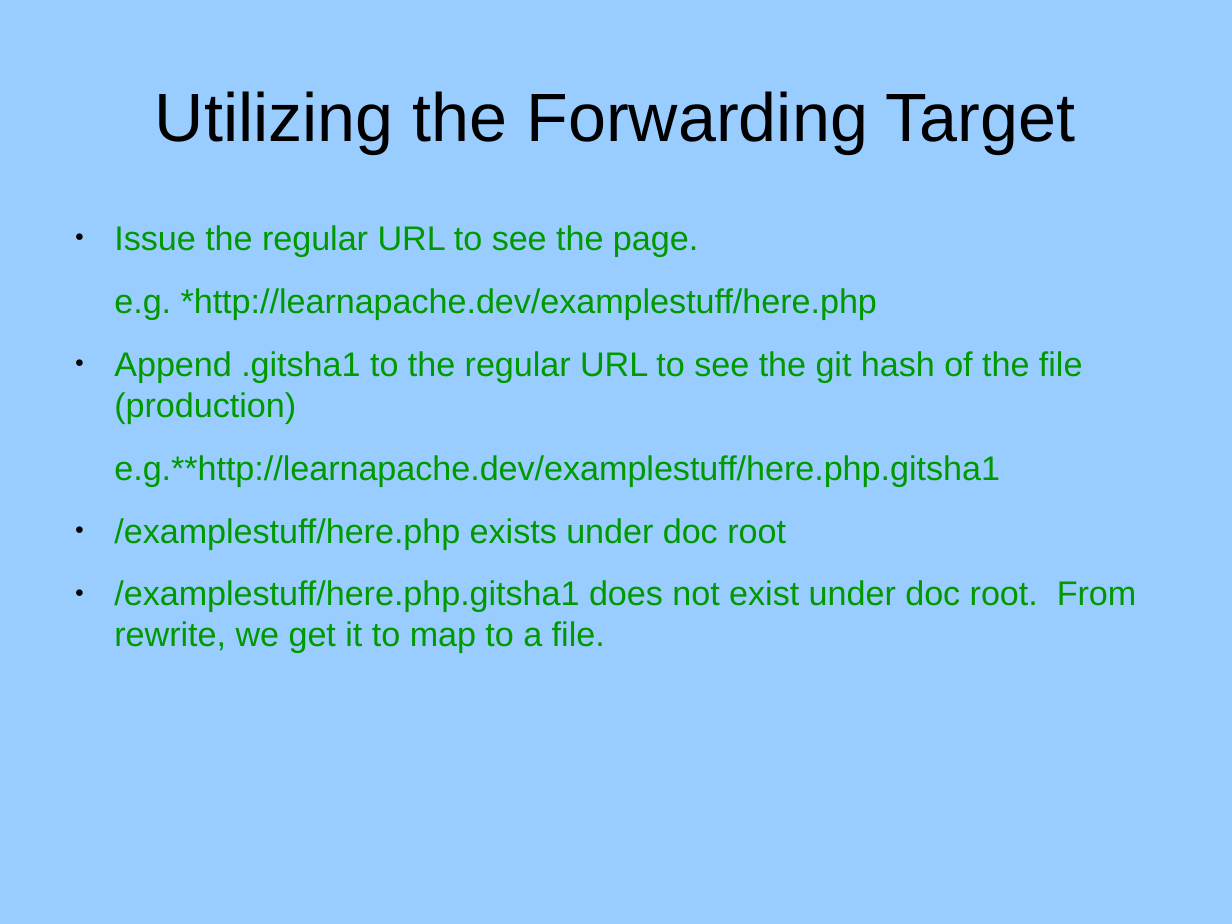
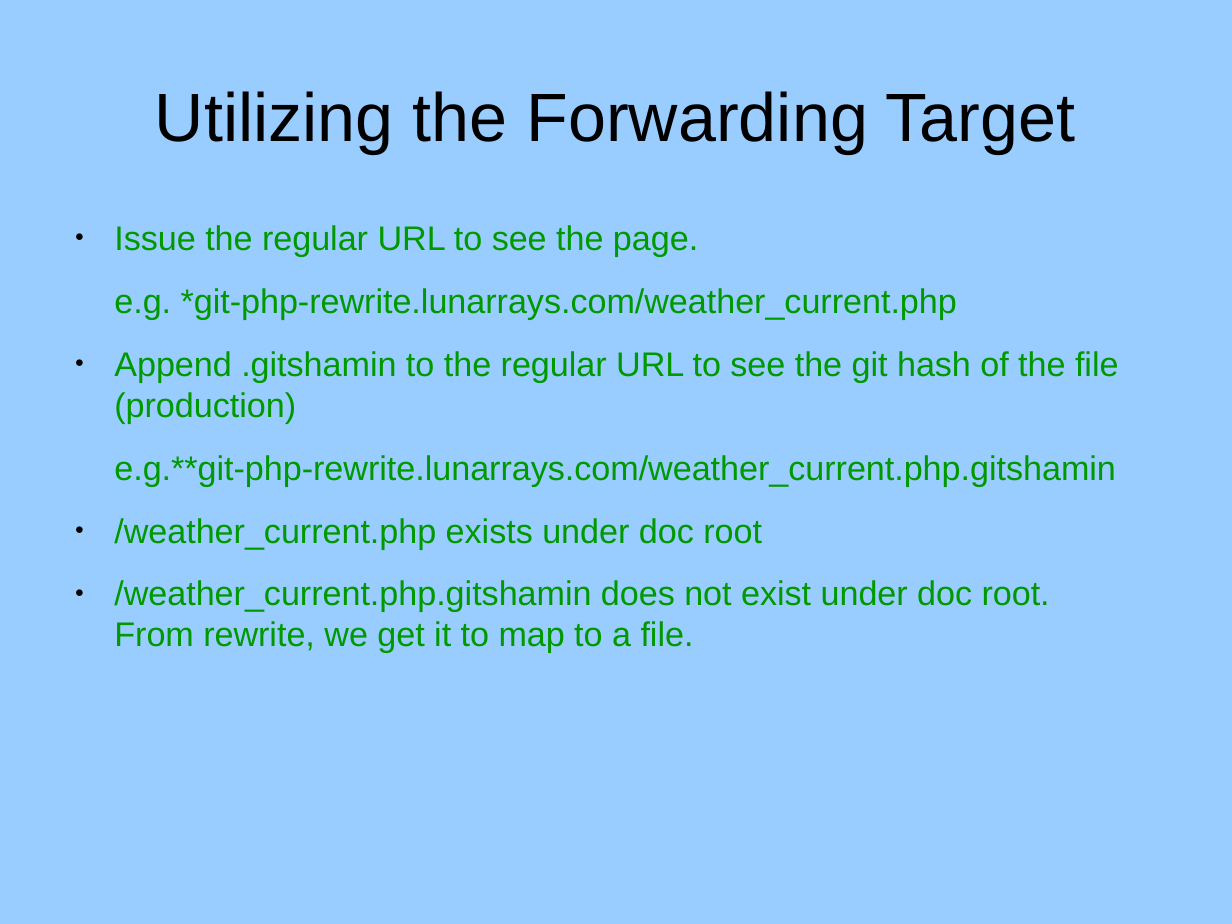
Before and after one commit to RaymondByczko/git-php-rewrite, a slide deck: slide 15 of docs/powerpoint.odp (slide 14 before the commit). Drawn at 1232x924 pixels with LibreOffice and Linux fonts; fonts in the diff are those of the drawing. Boxes give left, top, right and bottom in pixels: in the first picture for what was removed or moved away, otherwise in the second. Text is boxed around its words. In the diff, an @@ line names an element or a change of style, - is before the commit and + after.

Commit message:
RByczko;2016-10-12 Oct 12, 2016; power point for git-php-rewrite presentation.

```diff
--- a/docs/powerpoint.odp
+++ b/docs/powerpoint.odp
@@ text at (x1=114, y1=288, x2=1119, y2=653): text changed @@
-e.g. *http://learnapache.dev/examplestuff/here.php
-● Append .gitsha1 to the regular URL to see the git hash of the file (production)
-e.g.**http://learnapache.dev/examplestuff/here.php.gitsha1
-● /examplestuff/here.php exists under doc root
-● /examplestuff/here.php.gitsha1 does not exist under doc root. From rewrite, we get it to map to a file.
+e.g. *git-php-rewrite.lunarrays.com/weather_current.php
+● Append .gitshamin to the regular URL to see the git hash of the file (production)
+e.g.**git-php-rewrite.lunarrays.com/weather_current.php.gitshamin
+● /weather_current.php exists under doc root
+● /weather_current.php.gitshamin does not exist under doc root. From rewrite, we get it to map to a file.
```
Also in this commit, not shown: 10 other slides changed, 5 slides added.
